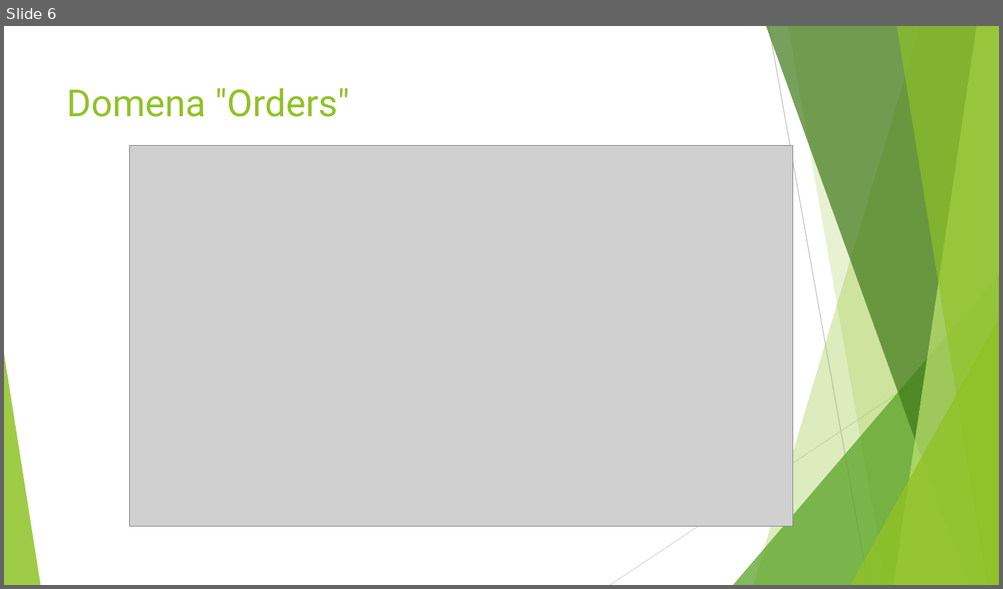
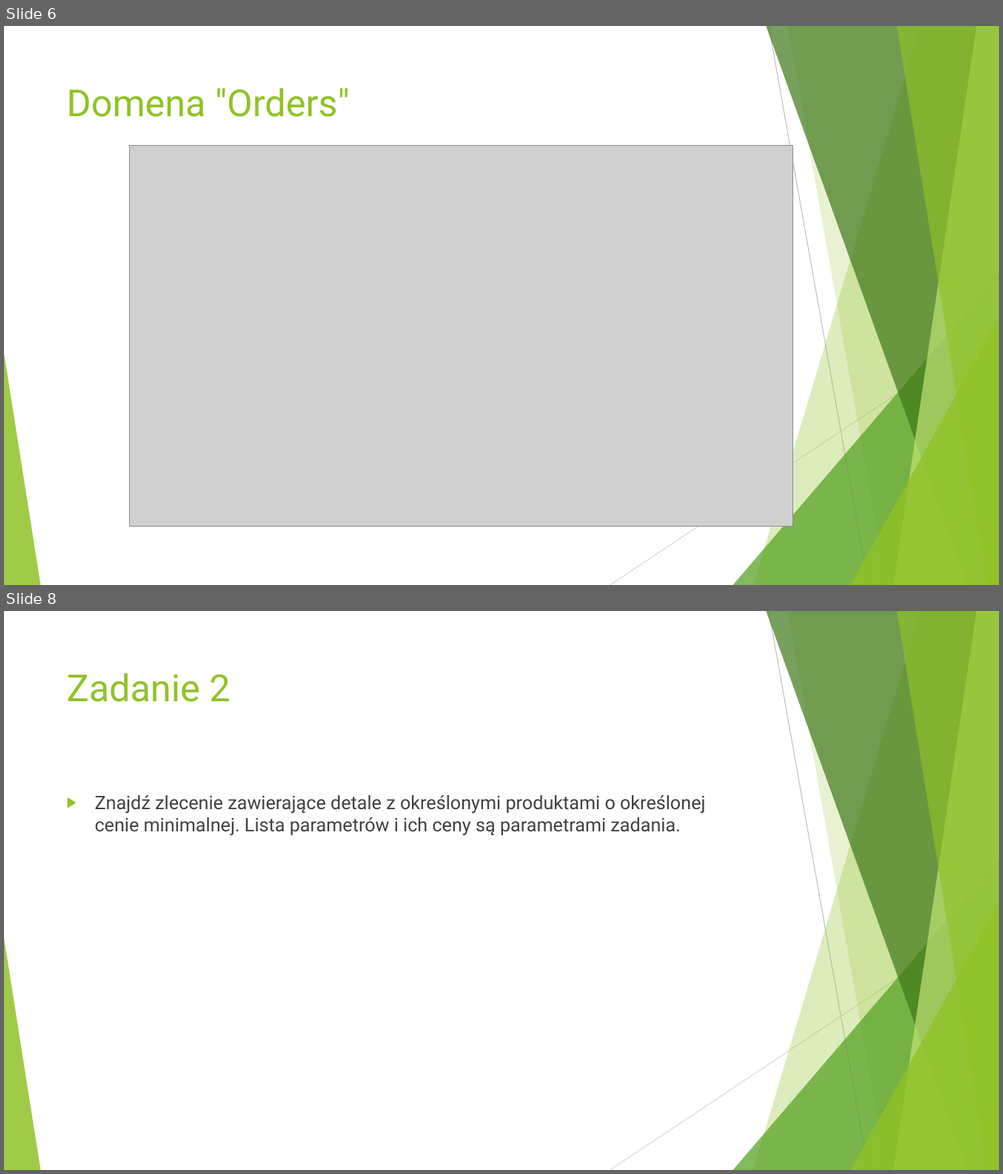
Before and after one commit to sokolowskip/NhDemo, a slide deck: Prezentacja/prezentacja.pptx. Shown one above the other, each under a label of ours: slide 6 before the commit, slides 6 and 8 after it; the slides between them are not shown. The pictures are 1003x589 and 1003x1174 pixels, drawn with LibreOffice and Linux fonts; fonts in the diff are those of the drawing; grey boxes stand for pictures. Boxes give left, top, right and bottom in pixels: in the first picture for what was removed or moved away, otherwise in the second. Text is boxed around its words. In the diff, an @@ line names an element or a change of style, - is before the commit and + after.

```diff
--- a/Prezentacja/prezentacja.pptx
+++ b/Prezentacja/prezentacja.pptx
@@ slide 8 added at (x1=4, y1=611, x2=999, y2=1170), background #FFFFFF; not listed: 10 template elements that a slide beside it also shows @@
@@ title added at (x1=67, y1=673, x2=230, y2=702), 36 pt, text #90C226 @@
+Zadanie 2
@@ text added at (x1=95, y1=795, x2=705, y2=836), 18 pt, text #404040 @@
+▶ Znajdź zlecenie zawierające detale z określonymi produktami o określonej cenie minimalnej. Lista parametrów i ich ceny są parametrami zadania.
```
Also in this commit, not shown: 1 slide changed, 2 other files.
